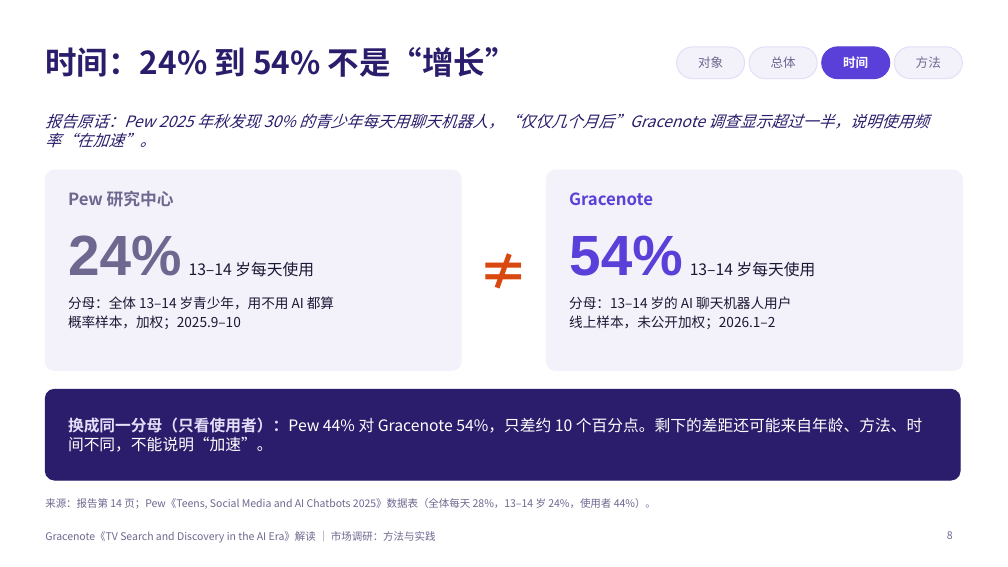
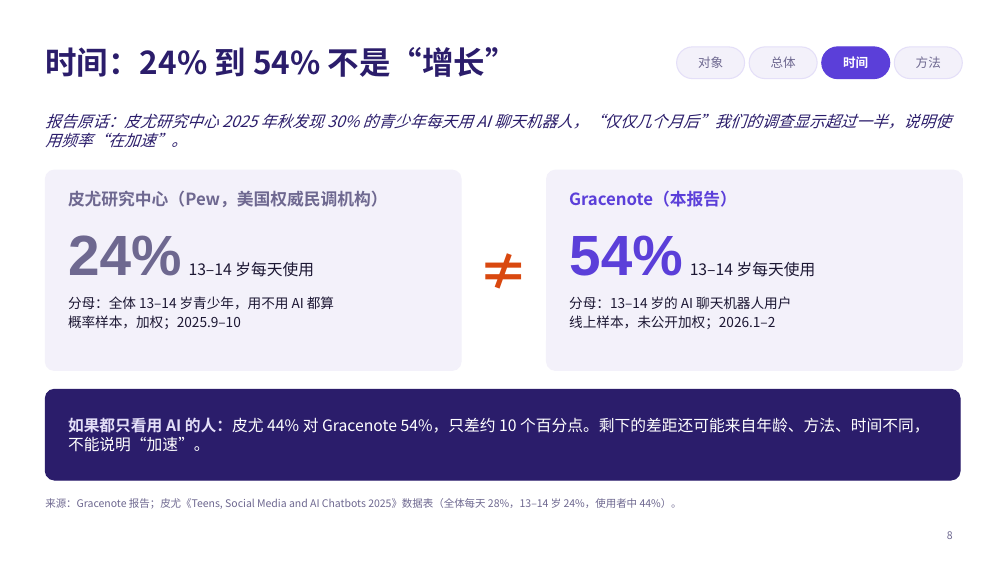
Before and after one commit to jayleo113/ppt, a slide deck: slide 8 of Gracenote_AI报告解读_课堂分享.pptx. Drawn at 1008x567 pixels with LibreOffice and Linux fonts; fonts in the diff are those of the drawing. Boxes give left, top, right and bottom in pixels: in the first picture for what was removed or moved away, otherwise in the second. Text is boxed around its words. In the diff, an @@ line names an element or a change of style, - is before the commit and + after.

```diff
--- a/Gracenote_AI报告解读_课堂分享.pptx
+++ b/Gracenote_AI报告解读_课堂分享.pptx
@@ text at (45, 113, 951, 148): text changed @@
-报告原话：Pew 2025 年秋发现 30% 的青少年每天用聊天机器人，“仅仅几个月后”Gracenote 调查显示超过一半，说明使用频率“在加速”。
+报告原话：皮尤研究中心 2025 年秋发现 30% 的青少年每天用 AI 聊天机器人，“仅仅几个月后”我们的调查显示超过一半，说明使用频率“在加速”。
@@ text at (68, 190, 388, 207): text changed @@
-Pew 研究中心
+皮尤研究中心（Pew，美国权威民调机构）
@@ text at (569, 190, 737, 207): text changed @@
-Gracenote
+Gracenote（本报告）
@@ text at (68, 417, 929, 452): text changed @@
-换成同一分母（只看使用者）：Pew 44% 对 Gracenote 54%，只差约 10 个百分点。剩下的差距还可能来自年龄、方法、时间不同，不能说明“加速”。
+如果都只看用 AI 的人：皮尤 44% 对 Gracenote 54%，只差约 10 个百分点。剩下的差距还可能来自年龄、方法、时间不同，不能说明“加速”。
@@ text at (45, 498, 682, 509): text changed @@
-来源：报告第 14 页；Pew《Teens, Social Media and AI Chatbots 2025》数据表（全体每天 28%，13–14 岁 24%，使用者 44%）。
+来源：Gracenote 报告；皮尤《Teens, Social Media and AI Chatbots 2025》数据表（全体每天 28%，13–14 岁 24%，使用者中 44%）。
@@ text removed at (45, 531, 436, 543) @@
-Gracenote《TV Search and Discovery in the AI Era》解读 ｜ 市场调研：方法与实践
```
Also in this commit, not shown: 11 other slides changed, 4 other files.
